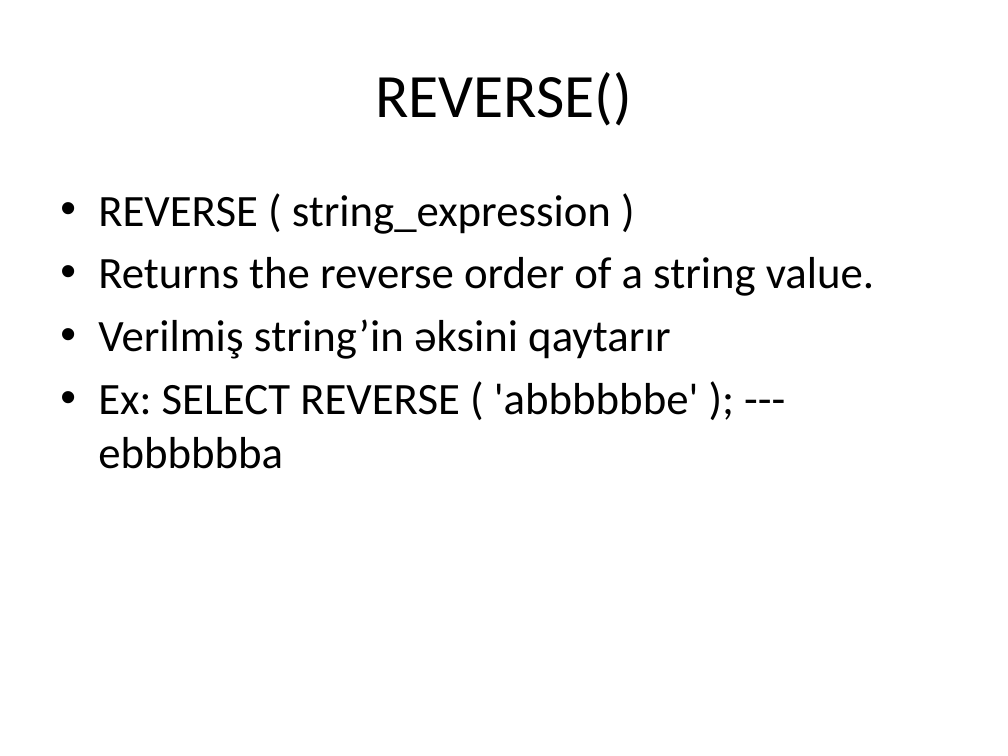
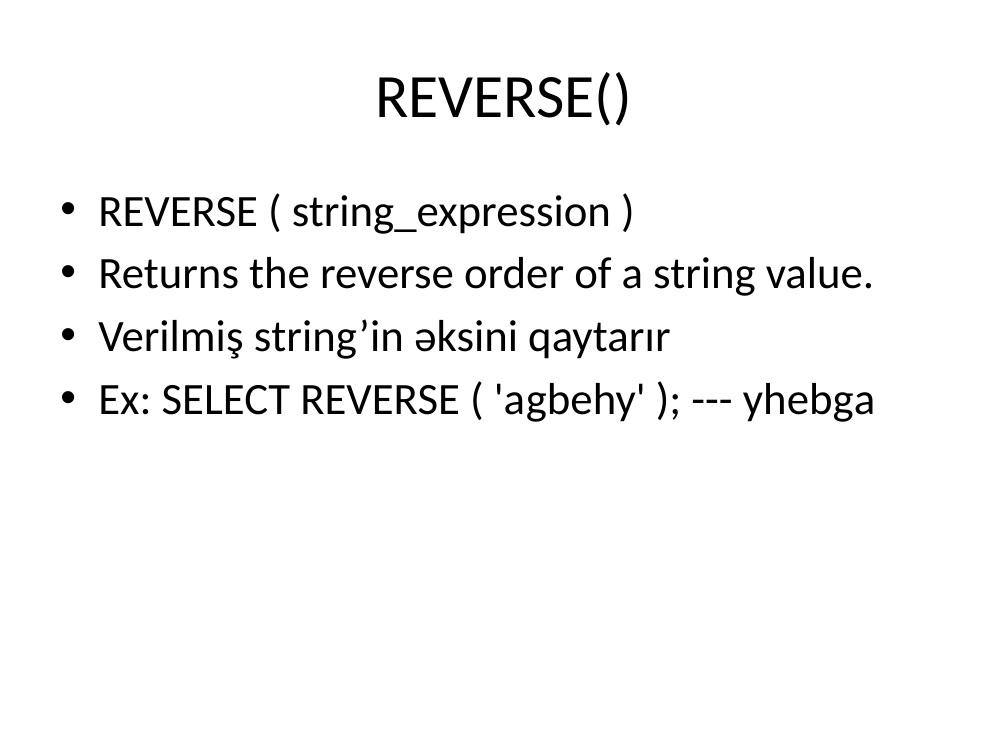
Before and after one commit to s-jamal/P202-25.04.2017, a slide deck: slide 14 of sql string functions.pptx. Drawn at 1008x756 pixels with LibreOffice and Linux fonts; fonts in the diff are those of the drawing. Boxes give left, top, right and bottom in pixels: in the first picture for what was removed or moved away, otherwise in the second. Text is boxed around its words. In the diff, an @@ line names an element or a change of style, - is before the commit and + after.

```diff
--- a/sql string functions.pptx
+++ b/sql string functions.pptx
@@ text at [98, 383, 875, 422]: text changed @@
-• Ex: SELECT REVERSE ( 'abbbbbbe' ); --- ebbbbbba
+• Ex: SELECT REVERSE ( 'agbehy' ); --- yhebga
```
Also in this commit, not shown: 9 other slides changed.
